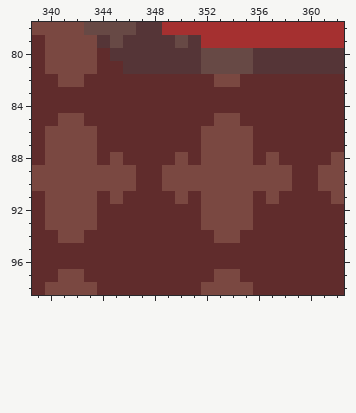
Pixel-art file, stored at assets/mockup.aseprite. Above: the version before the commit.
480x480 pixels, 1 frame. Colours within 5 levels of each other are drawn and written as one. Shown: x 339..362, y 78..98. The commit also changed other parts of the picture, which this record leaves out.
Once edited:
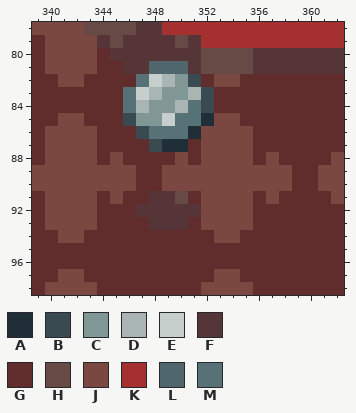
Palette (. is transparent): A #202e37  B #394a50  C #819796  D #a8b5b2  E #c7cfcc  F #553537  G #602c2c  H #674945  J #7a4841  K #a53030  L #4e666c  M #577277
Changes in this commit:
layer "sling" now shown
Layer "sling":
y 81: x 348..350 FFF -> LLL
y 82: x 347..351 GGGGG -> MEDCB
y 83: x 346..352 GGGGGGG -> MEDCCDB
y 84: x 346..352 GGGGGGG -> MDCCDMB
y 85: x 346..352 GGGGGGG -> BCCEMMA
y 86: x 347..351 GGGGG -> BMMMA
y 87: x 348..350 GGG -> BAA
y 91: x 348..350 GGJ -> FFH
y 92: x 347..351 GGGGG -> FFFFF
y 93: x 348..350 GGG -> FFF
Pixel boxes of the changes (left, top, right, bottom) in both pictures:
changed: (123, 61, 214, 230)
